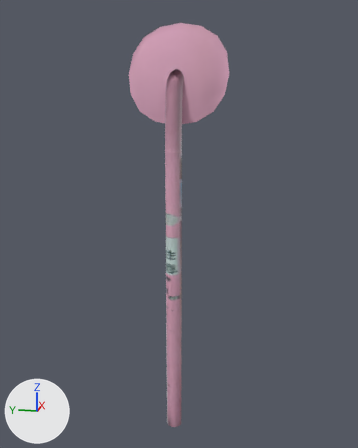
An edit to the FBX model Assets/FBX/City/Misc Street Stuff/StreetMirror.fbx, drawn before and after from the same camera.
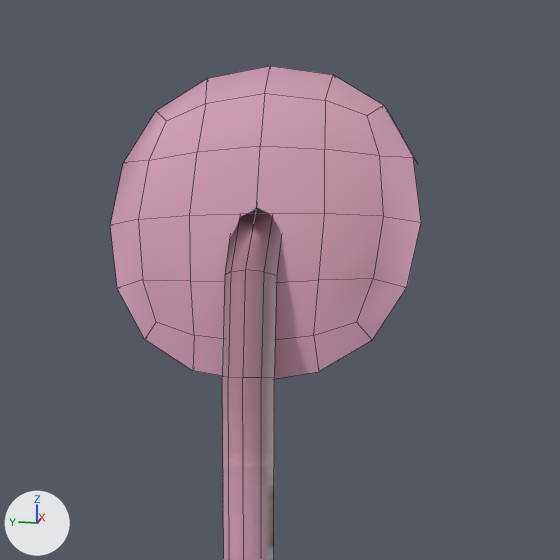
Old and new are each drawn whole from a 50 mm lens placed at (-7.38, -1.56, 5.4), pointed at (0.37, -0.01, 3.46) and again close up on the part from 26% to 77% of the width and 0% to 41% of the height. Every picture has the same lights, and +X, +Y and +Z are marked at lower left. The close-ups show mesh edges as thin lines.

The first close-up shows 'Pole'.
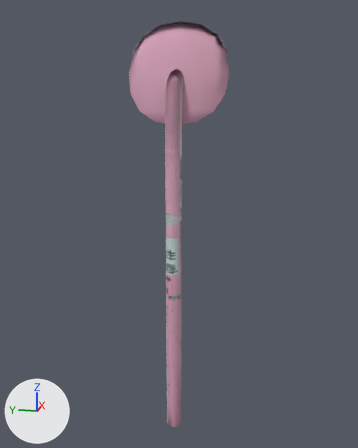
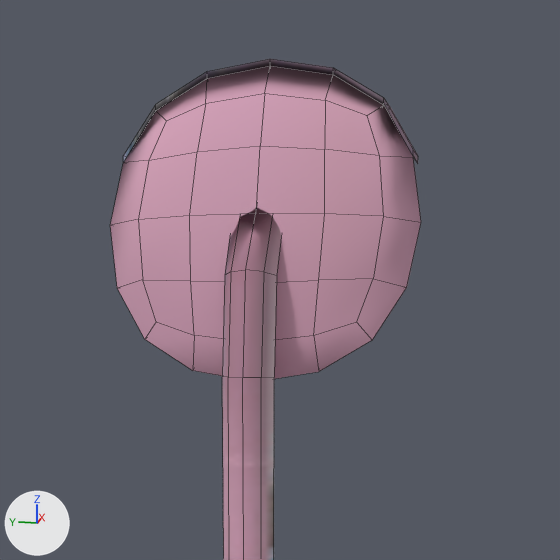
The edits, one by one:
Material 'Mirror Mat' (mat_mirror_mat) is new.
Its texture is img_street_mirror_png.
Its metallic is 0.917.
Its roughness is 0.217.
me_cube is used by ob_pole; location (0.0, 0.0, 0.0); scale (-0.0799, -0.0799, -2.69).
me_cube had 115 vertices, 110 faces and spanned x -9.6..1.5, y -9.8..9.8, z -2.4..0.0.
me_cube now has 129 vertices, 130 faces and spans x -9.7..1.5, y -9.8..9.8, z -2.5..0.0.
Part 1, on me_cube:
38 faces are deleted.
14 vertices are added at x -9.7..-5.4, y -9.1..9.1, z -2.5..-2.3.
32 new faces join them, mat_mirror_mat (picture img_street_mirror_png).
26 new faces join them, mat_material (picture img_street_mirror_png).
me_cube part 2: 6 kept faces spanning x -9.6..-5.4, y -9.1..9.1, z -2.4..-2.3 get new texture (UV) coordinates.
me_cube now uses material mat_mirror_mat (picture img_street_mirror_png).

Where the change shows, as pixel boxes (x1, y1, x2, y2) in the close-ups (560 x 560 px):
'Pole', reshaped: before (110, 66, 421, 560); after (110, 59, 421, 560)
part 1 of me_cube, built on: after (123, 59, 418, 163)
part 2 of me_cube, surface changed: before (386, 109, 417, 162)
